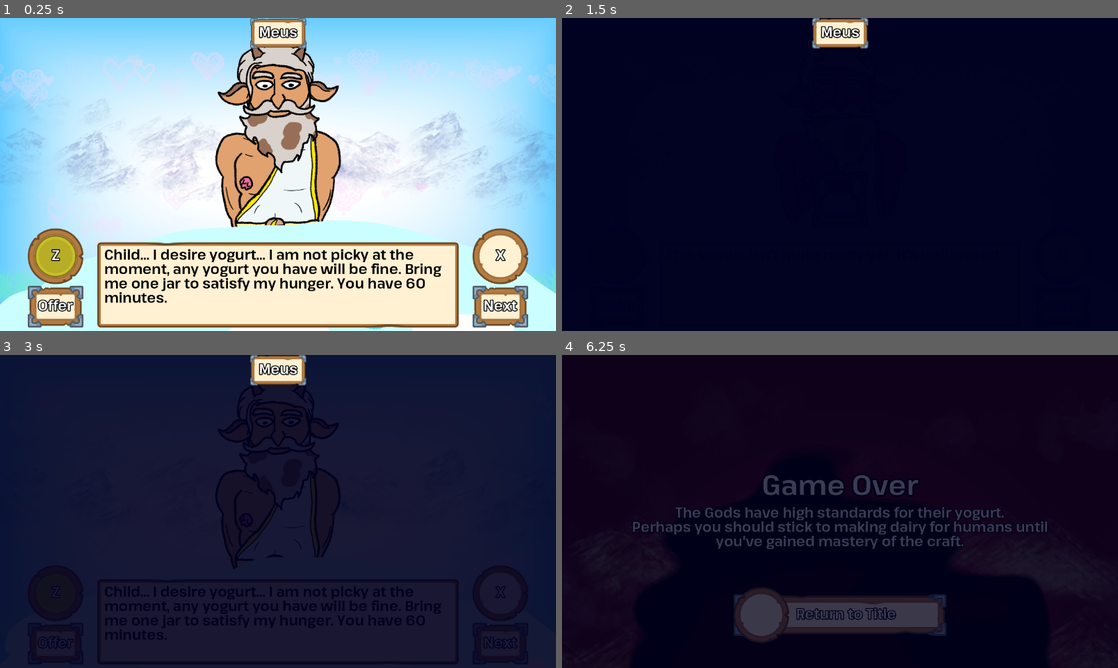
Above: before the commit, frames 1-4 (two rows, left to right).
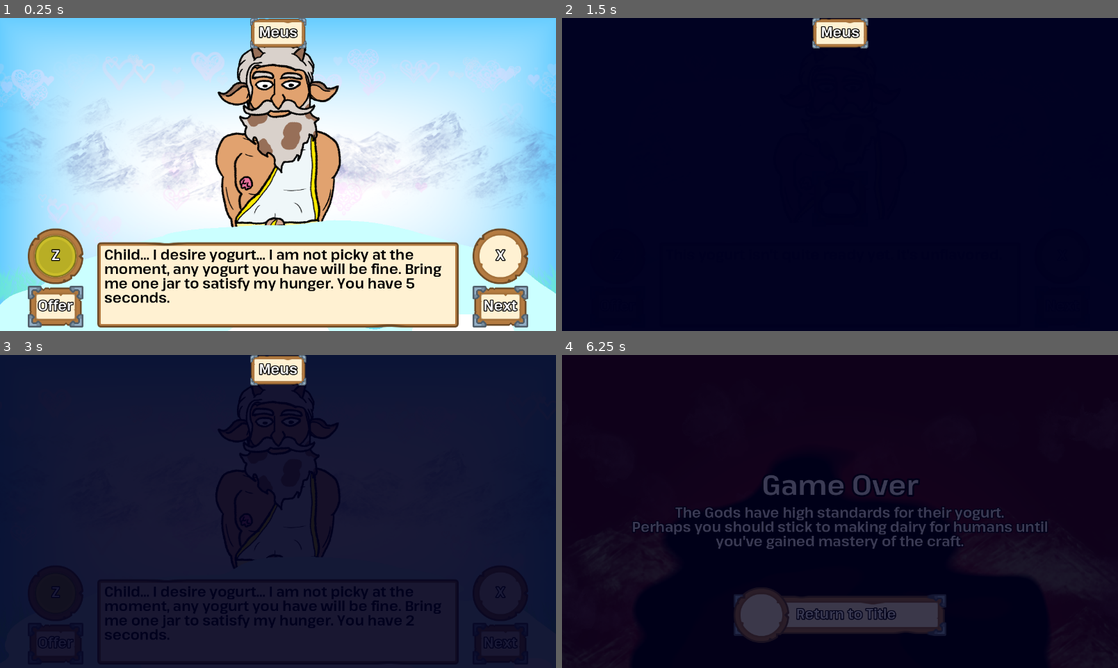
Above: after the commit, the same moments.

Repository: HauntedBees/olympus-mountain-creamery
Game: Godot game, scene res://game_scenes/04_offering/offering.tscn
Same seed, same stepped clock (60 frames per second), same inputs: the game is played once before the commit and once after it. This scene is started directly instead of the project's main scene.
Inputs (mouse positions are in pixels of both pictures, inside the frame that each line leads up to):
- Up to frame 1 (0.25 s): no input
- Up to frame 2 (1.5 s): tap Enter at 0.5 s; move the mouse to (962, 158) at 0.52 s; hold Z (button_one) 0.53-1.28 s; click (962, 158) at 0.67 s; move the mouse to (728, 190) at 1.27 s; tap Z (button_one) at 1.35 s; click (728, 190) at 1.42 s
- Up to frame 3 (3 s): move the mouse to (333, 442) at 2.02 s; hold X (button_two) 2.03-2.78 s; click (333, 442) at 2.17 s; tap Z (button_one) at 2.3, 2.85 s; move the mouse to (250, 574) at 2.77 s; click (250, 574) at 2.92 s
- Up to frame 4 (6.25 s): move the mouse to (1006, 558) at 3.52 s; hold Z (button_one) 3.53-4.28 s; click (1006, 558) at 3.67 s; tap Space at 4.25, 5.75 s; move the mouse to (673, 464) at 4.27 s; tap X (button_two) at 4.35 s; click (673, 464) at 4.42 s; tap Z (button_one) at 4.55, 5.85 s; tap Enter at 5 s; move the mouse to (867, 511) at 5.02 s; hold Z (button_one) 5.03-5.78 s; click (867, 511) at 5.17 s; move the mouse to (756, 433) at 5.77 s; click (756, 433) at 5.92 s

The runs differ from the first frame. In frame 1, 0.3% of the frame differs, in the area x 18-77%, y 83-92%; in frame 2, nothing differs; in frame 3, less than 0.1%; in frame 4, nothing differs.

Commit message:
custom message for time running out

Diff:
--- a/game_data/player.gd
+++ b/game_data/player.gd
@@ -12,5 +12,3 @@
 		y.fermentation_time += delta
 	for d in data.god_details:
 		d.time_remaining -= delta
-		if d.time_remaining <= 0.0:
-			d.failed = true
--- a/game_data/quest_details.gd
+++ b/game_data/quest_details.gd
@@ -7,7 +7,7 @@
 @export var desire_idx := 0
 
 ## The time the player has left to complete this quest.
-@export var time_remaining := 3600.0
+@export var time_remaining := 5.0
 
 ## Three and you fail the God permanently.
 @export var strikes := 0
--- a/game_scenes/04_offering/gods/demilker.gd
+++ b/game_scenes/04_offering/gods/demilker.gd
@@ -5,6 +5,8 @@
 		return "Thank you for all the yogurt you've given me!"
 	if d.failed:
 		return "I'm not ready to be hurt again by your terrible yogurt. I'm sorry."
+	elif d.time_remaining < 0.0:
+		return times_up_message
 	var desire := requirements[d.desire_idx]
 	var string := "Hello... would you be kind enough to share some yogurt with me? "
 	match desire.flavor:
--- a/game_scenes/04_offering/gods/god.gd
+++ b/game_scenes/04_offering/gods/god.gd
@@ -12,14 +12,17 @@
 @export_multiline var didnt_want_message := "This isn't what I wanted."
 @export_multiline var final_warning_message := "Don't fail me again!"
 @export_multiline var failed_message := "Your yogurt is not welcome here anymore!"
+@export_multiline var times_up_message := "You took too long to bring me what I need! I don't want your yogurt anymore!"
 
 @onready var head: TextureRect = %Head
 
 func get_desires_string(d: QuestDetails) -> String:
 	if d.completed:
-		return "You are my hero."
+		return complete_message
 	if d.failed:
-		return "You failed."
+		return failed_message
+	elif d.time_remaining < 0.0:
+		return times_up_message
 	var desire := requirements[d.desire_idx]
 	return "I want %d yogurts in %.0f seconds." % [desire.yogurt_amount - d.amount_given, _time_string(d.time_remaining)]
 
--- a/game_scenes/04_offering/gods/meus.gd
+++ b/game_scenes/04_offering/gods/meus.gd
@@ -5,6 +5,8 @@
 		return "Thank you for your service. My hunger has been sated, and I have only you to thank."
 	if d.failed:
 		return "You have failed me... I do not want your yogurt ever again. Leave me be, foolish mortal!"
+	elif d.time_remaining < 0.0:
+		return times_up_message
 	var desire := requirements[d.desire_idx]
 	var string := "Child... I desire yogurt... "
 	match desire.flavor:
--- a/game_scenes/04_offering/states/choose_god.gd
+++ b/game_scenes/04_offering/states/choose_god.gd
@@ -10,6 +10,8 @@
 
 func update(_delta: float) -> void:
 	_set_text()
+	if _current_details && _current_details.time_remaining < 0.0:
+		_make_off.offer_go_prompt.toggle_visibility(false)
 	if Input.is_action_just_pressed("button_two"):
 		_next_god()
 	elif Input.is_action_pressed("button_one"):
@@ -17,15 +19,23 @@
 			if !_check_for_end_game():
 				change_scene.emit("res://game_scenes/02_outside/outside.tscn")
 			return
-		if _current_details.failed || _current_details.completed:
+		if _current_details.failed || _current_details.completed || _current_details.time_remaining < 0.0:
 			return
 		change_state.emit(ChooseYogurtState.new(_scene, _god_idx, _god_node))
+
+func clean() -> void:
+	_update_failures()
 
 func _set_text() -> void:
 	if _god_idx < 0:
 		_make_off.text_box.text = "Return to the Yogurt Chamber to resume your yogurt activities."
 		return
 	_make_off.text_box.text = _god_node.get_desires_string(_current_details)
+
+func _update_failures() -> void:
+	for p in Player.data.god_details:
+		if p.time_remaining < 0.0:
+			p.failed = true
 
 func _next_god() -> void:
 	_god_idx += 1
@@ -38,7 +48,7 @@
 		_make_off.name_label.text = "Descend Olympus"
 		_make_off.offer_go_prompt.toggle_visibility(true)
 		_make_off.offer_go_prompt.text = "Leave"
-		# TODO: going away message
+		_current_details = null
 		_set_text()
 		return
 	_current_details = Player.data.god_details[_god_idx]
--- a/game_scenes/game_scene.gd
+++ b/game_scenes/game_scene.gd
@@ -38,6 +38,8 @@
 	var t := create_tween()
 	t.tween_property(_transition, "color:a", 1.0, _TRANSITION_TIME)
 	t.tween_callback(func() -> void:
+		if _state:
+			_state.clean()
 		var scene: PackedScene = load(path)
 		var instance: GameScene = scene.instantiate()
 		get_tree().root.add_child(instance)
